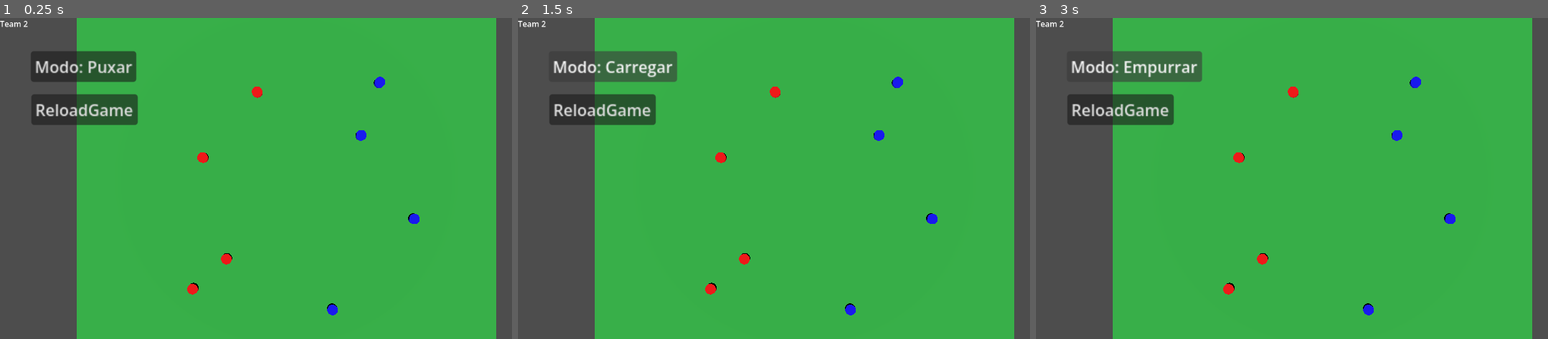
Above: before the commit, frames 1-3 (left to right).
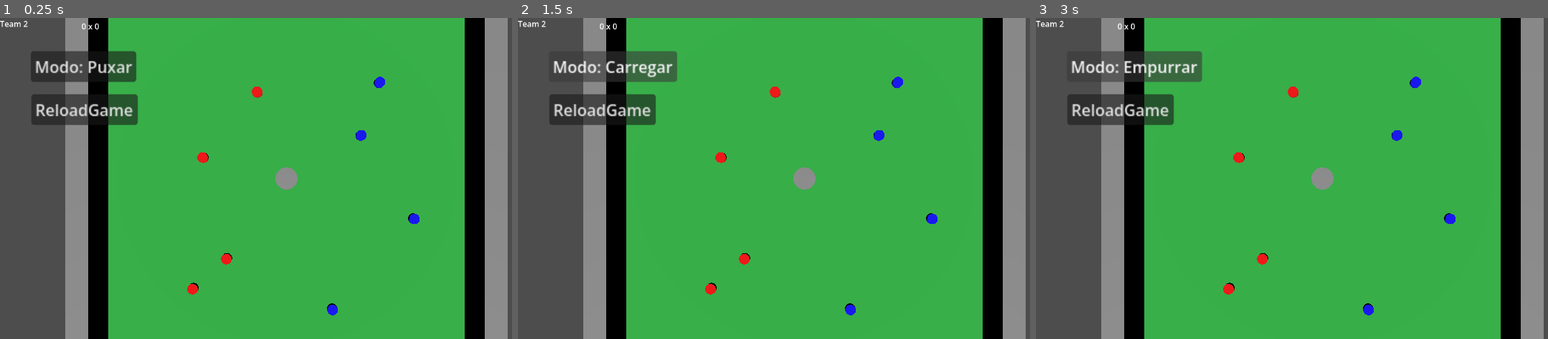
Above: after the commit, the same moments.

Repository: PelvicPsycho/ultimate-botao
Game: Godot game, scene res://Scenes/main.tscn
Two runs of this game, one before a commit and one after it. Both use one fixed random seed, a clock stepped at 60 frames per second and the inputs below.
Inputs:
- Up to frame 1 (0.25 s): no input
- Up to frame 2 (1.5 s): click "Modo: Puxar" at 0.5 s; click "Modo: Empurrar" at 1.25 s
- Up to frame 3 (3 s): click "Modo: Carregar" at 2 s; click "Modo: Puxar" at 2.75 s

The runs differ from the first frame. In frame 1, 16% of the frame differs, in the area x 12-100%, y 0-100%; in frame 2, 16%; in frame 3, 16%.

Commit message:
goleiras no mapa, placar detecta gols sem resetar campo

Diff:
--- /dev/null
+++ b/Scenes/Goleira.tscn
@@ -0,0 +1,58 @@
+[gd_scene format=3 uid="uid://d4nu7awvfje7u"]
+
+[ext_resource type="Script" uid="uid://cqbbkigcgp83r" path="res://Scenes/goleira.gd" id="1_vtwsu"]
+
+[sub_resource type="BoxShape3D" id="BoxShape3D_vtwsu"]
+
+[sub_resource type="BoxMesh" id="BoxMesh_vtwsu"]
+
+[sub_resource type="BoxMesh" id="BoxMesh_ynsj8"]
+
+[sub_resource type="PhysicsMaterial" id="PhysicsMaterial_vtwsu"]
+
+[sub_resource type="BoxMesh" id="BoxMesh_cesnm"]
+
+[sub_resource type="BoxShape3D" id="BoxShape3D_cesnm"]
+
+[node name="Goleira" type="Node3D" unique_id=654322067]
+script = ExtResource("1_vtwsu")
+
+[node name="Area3D" type="Area3D" parent="." unique_id=2056839990]
+
+[node name="CollisionShape3D" type="CollisionShape3D" parent="Area3D" unique_id=979188500]
+transform = Transform3D(1, 0, 0, 0, 1, 0, 0, 0, 19, 0, 0, 0)
+shape = SubResource("BoxShape3D_vtwsu")
+
+[node name="MeshInstance3D" type="StaticBody3D" parent="." unique_id=568080747]
+transform = Transform3D(1, 0, 0, 0, 1, 0, 0, 0, 1, 0, 0, 10)
+
+[node name="MeshInstance3D" type="MeshInstance3D" parent="MeshInstance3D" unique_id=311688617]
+mesh = SubResource("BoxMesh_vtwsu")
+
+[node name="CollisionShape3D" type="CollisionShape3D" parent="MeshInstance3D" unique_id=1457523213]
+
+[node name="MeshInstance3D2" type="StaticBody3D" parent="." unique_id=465247796]
+transform = Transform3D(1, 0, 0, 0, 1, 0, 0, 0, 1, 0, 0, -10)
+
+[node name="MeshInstance3D" type="MeshInstance3D" parent="MeshInstance3D2" unique_id=332957652]
+mesh = SubResource("BoxMesh_ynsj8")
+
+[node name="CollisionShape3D" type="CollisionShape3D" parent="MeshInstance3D2" unique_id=308059775]
+
+[node name="MeshInstance3D3" type="StaticBody3D" parent="." unique_id=1111076685]
+transform = Transform3D(1, 0, 0, 0, 1, 0, 0, 0, 21.5, -1, 0, 0)
+axis_lock_linear_x = true
+axis_lock_linear_y = true
+axis_lock_linear_z = true
+axis_lock_angular_x = true
+axis_lock_angular_y = true
+axis_lock_angular_z = true
+physics_material_override = SubResource("PhysicsMaterial_vtwsu")
+
+[node name="MeshInstance3D" type="MeshInstance3D" parent="MeshInstance3D3" unique_id=2129474693]
+mesh = SubResource("BoxMesh_cesnm")
+
+[node name="CollisionShape3D" type="CollisionShape3D" parent="MeshInstance3D3" unique_id=1358365545]
+shape = SubResource("BoxShape3D_cesnm")
+
+[connection signal="body_entered" from="Area3D" to="." method="_on_area_3d_body_entered"]
--- /dev/null
+++ b/Scenes/ball.gd
@@ -0,0 +1,7 @@
+extends RigidBody3D
+
+class_name ball
+
+
+func _on_body_entered(body: Node) -> void:
+	print('entrou em ' + str(body))
--- /dev/null
+++ b/Scenes/ball.tscn
@@ -0,0 +1,25 @@
+[gd_scene format=3 uid="uid://cfiyrhnqdww6q"]
+
+[ext_resource type="Script" uid="uid://bi5qwnf836a6l" path="res://Scenes/ball.gd" id="1_d60mj"]
+
+[sub_resource type="PhysicsMaterial" id="PhysicsMaterial_25osk"]
+
+[sub_resource type="CylinderMesh" id="CylinderMesh_25osk"]
+
+[sub_resource type="CylinderShape3D" id="CylinderShape3D_d60mj"]
+
+[node name="Ball" type="RigidBody3D" unique_id=573001688 groups=["ball"]]
+transform = Transform3D(1, 0, 0, 0, 0.2762953, 0, 0, 0, 1, 0, 0, 0)
+axis_lock_angular_x = true
+axis_lock_angular_z = true
+physics_material_override = SubResource("PhysicsMaterial_25osk")
+continuous_cd = true
+script = ExtResource("1_d60mj")
+
+[node name="MeshInstance3D" type="MeshInstance3D" parent="." unique_id=1678610985]
+mesh = SubResource("CylinderMesh_25osk")
+
+[node name="CollisionShape3D" type="CollisionShape3D" parent="." unique_id=1199803410]
+shape = SubResource("CylinderShape3D_d60mj")
+
+[connection signal="body_entered" from="." to="." method="_on_body_entered"]
--- a/Scenes/canvas_HUD.gd
+++ b/Scenes/canvas_HUD.gd
@@ -2,6 +2,34 @@
 
 @onready var label_time = $Label_Time
 
+@onready var label_placar = $Label_Placar
+
+@export var goleira1:Node3D = null
+@export var goleira2:Node3D = null
+
+@export var pontos1 = 0
+@export var pontos2 = 0
+
+signal gol_de(team:int);
+
+func _ready() -> void:
+	label_placar.text = "0 x 0"
+	pontos1=0
+	pontos2 = 0
+	goleira1.gol.connect(_on_gol_de,1)
+	goleira2.gol.connect(_on_gol_de,2);
 
 func _process(delta: float) -> void:
 	label_time.text = "Team " +str(EquipeAtual.current_team)
+
+
+
+
+
+func _on_gol_de(team: int) -> void:
+	if team == 1:
+		pontos1 = pontos1 + 1
+		label_placar.text = str(pontos1) +" x " + str(pontos2)
+	elif team == 2:
+		pontos2 = pontos2+1
+		label_placar.text = str(pontos1) +" x " + str(pontos2)
--- /dev/null
+++ b/Scenes/goleira.gd
@@ -0,0 +1,23 @@
+extends Node3D
+class_name Goal
+
+@export var team = 0
+
+signal gol(team:int)
+
+func _ready() -> void:
+	if position.x < 0:
+		team = 1
+
+	else:
+		team = 2
+
+
+func _on_area_3d_body_entered(body: Node3D) -> void:
+	print('body ' + str(body))
+	if body.is_in_group('ball'):
+		print('goal')
+		if team == 1:
+			emit_signal("gol",2)
+		else:
+			emit_signal("gol",1)
--- a/Scenes/main.tscn
+++ b/Scenes/main.tscn
@@ -2,7 +2,9 @@
 
 [ext_resource type="Script" uid="uid://bdb4c4vm44ka" path="res://Scenes/main.gd" id="1_bo1nx"]
 [ext_resource type="PackedScene" uid="uid://hmf6i4gidpr8" path="res://Scenes/peca.tscn" id="1_jjgbg"]
+[ext_resource type="PackedScene" uid="uid://d4nu7awvfje7u" path="res://Scenes/Goleira.tscn" id="2_kry3j"]
 [ext_resource type="Script" uid="uid://ca7o838h3ugpd" path="res://Scenes/canvas_HUD.gd" id="3_8gbba"]
+[ext_resource type="PackedScene" uid="uid://cfiyrhnqdww6q" path="res://Scenes/ball.tscn" id="4_jjvhh"]
 
 [sub_resource type="PlaneMesh" id="PlaneMesh_7u77a"]
 
@@ -14,6 +16,12 @@
 
 [node name="Main" type="Node3D" unique_id=785794955]
 script = ExtResource("1_bo1nx")
+
+[node name="Goleira" parent="." unique_id=654322067 instance=ExtResource("2_kry3j")]
+transform = Transform3D(1, 0, 0, 0, 1, 0, 0, 0, 1, -8, 0.5, 0)
+
+[node name="Goleira2" parent="." unique_id=391093553 instance=ExtResource("2_kry3j")]
+transform = Transform3D(-1, 8.742278e-08, 0, -8.742278e-08, -1, 0, 0, 0, 1, 8, 0.5, 0)
 
 [node name="Campo" type="StaticBody3D" parent="." unique_id=2135210053]
 
@@ -56,8 +64,12 @@
 [node name="Peca8" parent="." unique_id=847503100 instance=ExtResource("1_jjgbg")]
 transform = Transform3D(1, 0, 0, 0, 1, 0, 0, 0, 1, 4.403015, 0.06965332, -4.5541105)
 
-[node name="CanvasLayer" type="CanvasLayer" parent="." unique_id=389019415]
+[node name="Ball" parent="." unique_id=573001688 instance=ExtResource("4_jjvhh")]
+
+[node name="CanvasLayer" type="CanvasLayer" parent="." unique_id=389019415 node_paths=PackedStringArray("goleira1", "goleira2")]
 script = ExtResource("3_8gbba")
+goleira1 = NodePath("../Goleira")
+goleira2 = NodePath("../Goleira2")
 
 [node name="Button" type="Button" parent="CanvasLayer" unique_id=1412068170]
 offset_left = 62.0
@@ -79,5 +91,12 @@
 offset_right = 40.0
 offset_bottom = 23.0
 
+[node name="Label_Placar" type="Label" parent="CanvasLayer" unique_id=484203410]
+offset_left = 164.0
+offset_top = 5.0
+offset_right = 204.0
+offset_bottom = 28.0
+
+[connection signal="gol_de" from="CanvasLayer" to="CanvasLayer" method="_on_gol_de"]
 [connection signal="pressed" from="CanvasLayer/Button" to="." method="_on_button_puxar_pressed"]
 [connection signal="pressed" from="CanvasLayer/BotaoRestart" to="." method="_on_botao_restart_pressed"]
Not shown, added: Scenes/ball.gd.uid
Not shown, added: Scenes/goleira.gd.uid
